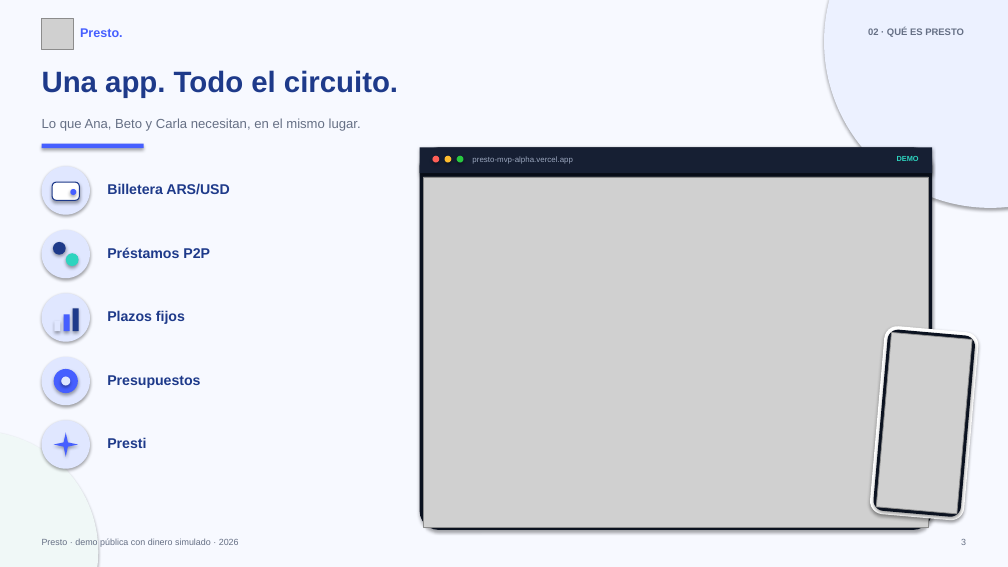
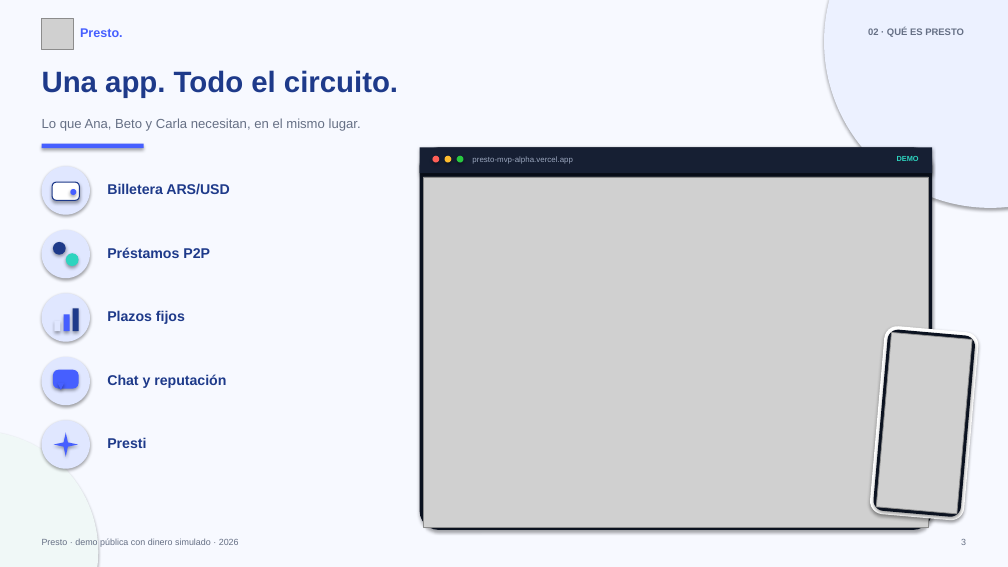
Before and after one commit to jrweiss93/PRESTO-MVP, a slide deck: slide 3 of docs/presentacion-presto-canva-6.pptx. Drawn at 1008x567 pixels with LibreOffice and Linux fonts; fonts in the diff are those of the drawing; grey boxes stand for pictures. Boxes give left, top, right and bottom in pixels: in the first picture for what was removed or moved away, otherwise in the second. Text is boxed around its words. In the diff, an @@ line names an element or a change of style, - is before the commit and + after.

```diff
--- a/docs/presentacion-presto-canva-6.pptx
+++ b/docs/presentacion-presto-canva-6.pptx
@@ rounded rectangle: place and size @@
-rounded rectangle at [54, 369, 78, 393]
+rounded rectangle at [53, 370, 79, 389]
@@ rounded rectangle at [53, 370, 79, 389]: ellipse to rounded rectangle @@
@@ triangle at [57, 383, 64, 390]: ellipse to triangle; fill #E0E7FF to #465FFF; rotation 0 to 180 degrees @@
@@ text at [107, 374, 226, 388]: text changed @@
-Presupuestos
+Chat y reputación
```
Also in this commit, not shown: 1 other slide changed, 25 other files.
